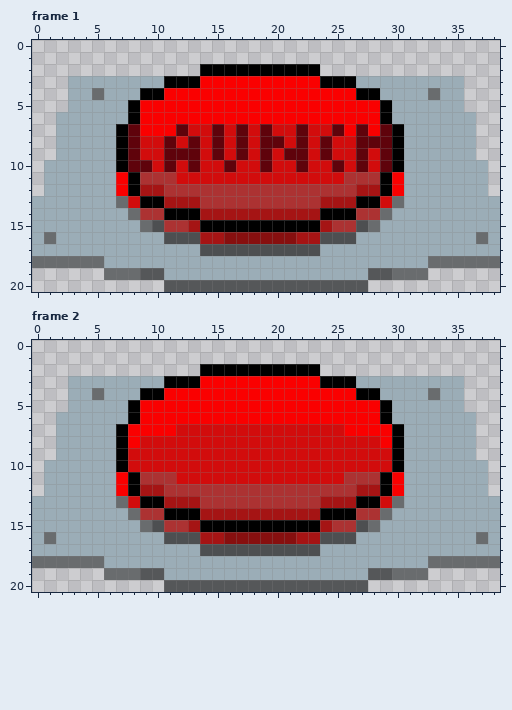
Two states of a pixel-art file, Assets/Assets/2D/Ui/title/launchButton.ase. Above: the version before the commit.
39x21 pixels, 2 frames. Shown: frame 1, frame 2.
The same view after the edit:
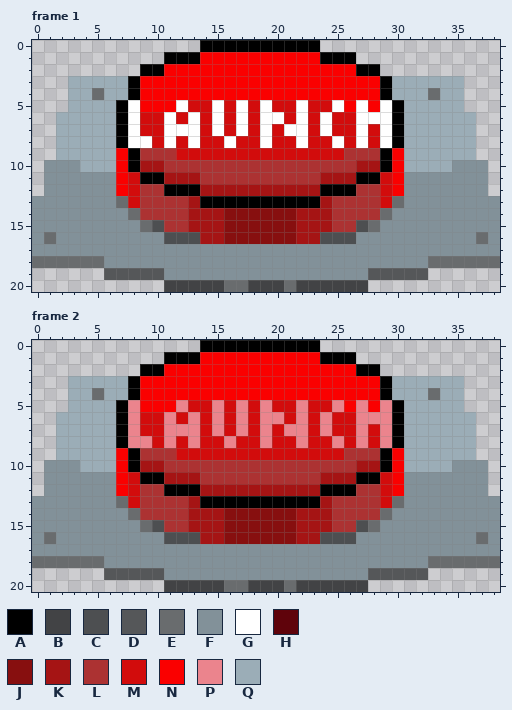
Palette (. is transparent): A #000000  B #424345  C #4d4f51  D #555759  E #696c6e  F #829199  G #ffffff  H #5f030b  J #870f0f  K #a51414  L #ac3232  M #d20c0c  N #fa0000  P #eb848d  Q #9badb7
Edits made:
layer "button/buttonPressed" now hidden
layer "button/button" now shown
layer "button/text2" now shown
layer "button/text2 lower" now hidden
--- frame 1
@@ x 0..38 @@
- 0 .......................................
- 1 .......................................
- 2 ..............AAAAAAAAAA...............
- 3 ...QQQQQQQQAAANNNNNNNNNNAAAQQQQQQQQQ...
- 4 ...QQEQQQAANNNNNNNNNNNNNNNNAAQQQQEQQ...
- 5 ...QQQQQANNNNNNNNNNNNNNNNNNNNAQQQQQQ...
- 6 ..QQQQQQANNNNNNNNNNNNNNNNNNNNAQQQQQQQ..
- 7 ..QQQQQAHNNNHMMHMHMHMMHMMHNHNHAQQQQQQ..
- 8 ..QQQQQAHMMHMHMHMHMHHMHMHMMHHHAQQQQQQ..
- 9 ..QQQQQAHMMHHHMHMHMHMHHMHMMHMHAQQQQQQ..
-10 .QQQQQQAHHMHMHMMHMMHMMHMMHMHMHAQQQQQQQ.
-11 .QQQQQQNALLLMMMMMMMMMMMMMMLLLANQQQQQQQ.
-12 .QQQQQQNAKKLLLLLLLLLLLLLLLLKKANQQQQQQQ.
-13 QQQQQQQEMAAKKKLLLLLLLLLLKKKAAMEQQQQQQQQ
-14 QQQQQQQQELLAAAKKKKKKKKKKAAALLEQQQQQQQQQ
-15 QQQQQQQQQECLLKAAAAAAAAAAKLLCEQQQQQQQQQQ
-16 QEQQQQQQQQQCCCKKJJJJJJKKCCCQQQQQQQQQQEQ
-17 QQQQQQQQQQQQQQCCCCCCCCCCQQQQQQQQQQQQQQQ
-18 EEEEEEQQQQQQQQQQQQQQQQQQQQQQQQQQQEEEEEE
-19 ......EEEDDQQQQQQQQQQQQQQQQQDDEEE......
-20 ...........DDDDDDDDDDDDDDDDD...........
+ 0 ..............AAAAAAAAAA...............
+ 1 ...........AAANNNNNNNNNNAAA............
+ 2 .........AANNNNNNNNNNNNNNNNAA..........
+ 3 ...QQQQQANNNNNNNNNNNNNNNNNNNNAQQQQQQ...
+ 4 ...QQEQQANNNNNNNNNNNNNNNNNNNNAQQQEQQ...
+ 5 ...QQQQAGNNNGMMGMGMGMMGMMGNGNGAQQQQQ...
+ 6 ..QQQQQAGMMGMGMGMGMGGMGMGMMGGGAQQQQQQ..
+ 7 ..QQQQQAGMMGGGMGMGMGMGGMGMMGMGAQQQQQQ..
+ 8 ..QQQQQAGGMGMGMMGMMGMMGMMGMGMGAQQQQQQ..
+ 9 ..QQQQQNALLLMMMMMMMMMMMMMMLLLANQQQQQQ..
+10 .FFFQQQNAKKLLLLLLLLLLLLLLLLKKANQQQQFFF.
+11 .FFFFFFNMAAKKKLLLLLLLLLLKKKAAMNFFFFFFF.
+12 .FFFFFFNMLLAAAKKKKKKKKKKAAALLMNFFFFFFF.
+13 FFFFFFFEMLLLLKAAAAAAAAAAKLLLLMEFFFFFFFF
+14 FFFFFFFFELLLLKKKJJJJJJKKKLLLLEFFFFFFFFF
+15 FFFFFFFFFECLLKKKJJJJJJKKKLLCEFFFFFFFFFF
+16 FEFFFFFFFFFCCCKKJJJJJJKKCCCFFFFFFFFFFEF
+17 FFFFFFFFFFFFFFFFFFFFFFFFFFFFFFFFFFFFFFF
+18 EEEEEEFFFFFFFFFFFFFFFFFFFFFFFFFFFEEEEEE
+19 ......DDDDDFFFFFFFFFFFFFFFFFDDDDD......
+20 ...........BBBBBEEBBBEBBBBBB...........
--- frame 2
@@ x 0..38 @@
- 0 .......................................
- 1 .......................................
- 2 ..............AAAAAAAAAA...............
- 3 ...QQQQQQQQAAANNNNNNNNNNAAAQQQQQQQQQ...
- 4 ...QQEQQQAANNNNNNNNNNNNNNNNAAQQQQEQQ...
- 5 ...QQQQQANNNNNNNNNNNNNNNNNNNNAQQQQQQ...
- 6 ..QQQQQQANNNNNNNNNNNNNNNNNNNNAQQQQQQQ..
- 7 ..QQQQQANNNNMMMMMMMMMMMMMMNNNNAQQQQQQ..
- 8 ..QQQQQANMMMMMMMMMMMMMMMMMMMMNAQQQQQQ..
- 9 ..QQQQQAMMMMMMMMMMMMMMMMMMMMMMAQQQQQQ..
-10 .QQQQQQAMMMMMMMMMMMMMMMMMMMMMMAQQQQQQQ.
-11 .QQQQQQNALLLMMMMMMMMMMMMMMLLLANQQQQQQQ.
-12 .QQQQQQNAKKLLLLLLLLLLLLLLLLKKANQQQQQQQ.
-13 QQQQQQQEMAAKKKLLLLLLLLLLKKKAAMEQQQQQQQQ
-14 QQQQQQQQELLAAAKKKKKKKKKKAAALLEQQQQQQQQQ
-15 QQQQQQQQQECLLKAAAAAAAAAAKLLCEQQQQQQQQQQ
-16 QEQQQQQQQQQCCCKKJJJJJJKKCCCQQQQQQQQQQEQ
-17 QQQQQQQQQQQQQQCCCCCCCCCCQQQQQQQQQQQQQQQ
-18 EEEEEEQQQQQQQQQQQQQQQQQQQQQQQQQQQEEEEEE
-19 ......EEEDDQQQQQQQQQQQQQQQQQDDEEE......
-20 ...........DDDDDDDDDDDDDDDDD...........
+ 0 ..............AAAAAAAAAA...............
+ 1 ...........AAANNNNNNNNNNAAA............
+ 2 .........AANNNNNNNNNNNNNNNNAA..........
+ 3 ...QQQQQANNNNNNNNNNNNNNNNNNNNAQQQQQQ...
+ 4 ...QQEQQANNNNNNNNNNNNNNNNNNNNAQQQEQQ...
+ 5 ...QQQQAPNNNPMMPMPMPMMPMMPNPNPAQQQQQ...
+ 6 ..QQQQQAPMMPMPMPMPMPPMPMPMMPPPAQQQQQQ..
+ 7 ..QQQQQAPMMPPPMPMPMPMPPMPMMPMPAQQQQQQ..
+ 8 ..QQQQQAPPMPMPMMPMMPMMPMMPMPMPAQQQQQQ..
+ 9 ..QQQQQNALLLMMMMMMMMMMMMMMLLLANQQQQQQ..
+10 .FFFQQQNAKKLLLLLLLLLLLLLLLLKKANQQQQFFF.
+11 .FFFFFFNMAAKKKLLLLLLLLLLKKKAAMNFFFFFFF.
+12 .FFFFFFNMLLAAAKKKKKKKKKKAAALLMNFFFFFFF.
+13 FFFFFFFEMLLLLKAAAAAAAAAAKLLLLMEFFFFFFFF
+14 FFFFFFFFELLLLKKKJJJJJJKKKLLLLEFFFFFFFFF
+15 FFFFFFFFFECLLKKKJJJJJJKKKLLCEFFFFFFFFFF
+16 FEFFFFFFFFFCCCKKJJJJJJKKCCCFFFFFFFFFFEF
+17 FFFFFFFFFFFFFFFFFFFFFFFFFFFFFFFFFFFFFFF
+18 EEEEEEFFFFFFFFFFFFFFFFFFFFFFFFFFFEEEEEE
+19 ......DDDDDFFFFFFFFFFFFFFFFFDDDDD......
+20 ...........BBBBBEEBBBEBBBBBB...........
